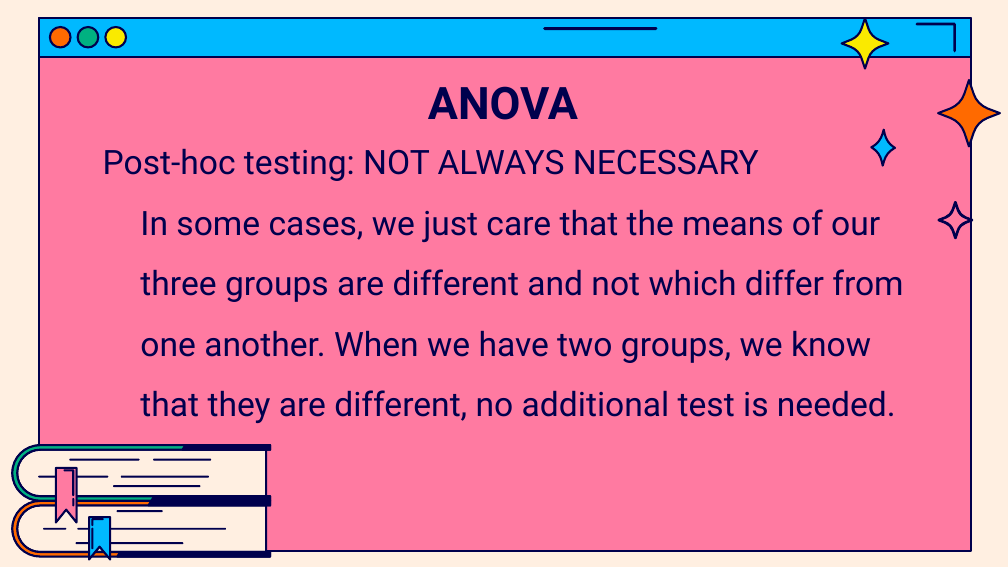
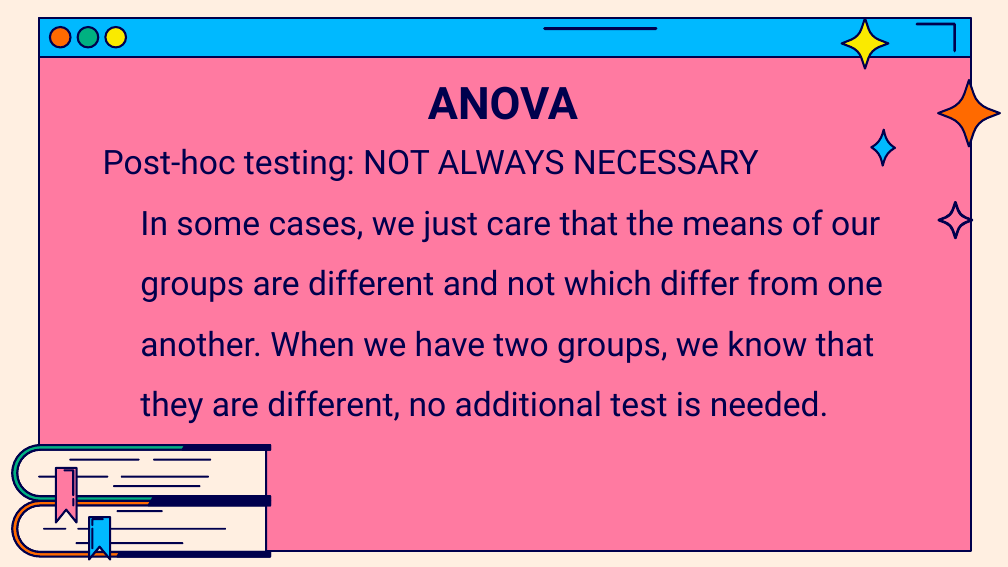
Before and after one commit to jasondsc/MATDRAB2MATFAB, a slide deck: slide 45 of slides/MATLAB_class_5.pptx. Drawn at 1008x567 pixels with LibreOffice and Linux fonts; fonts in the diff are those of the drawing. Boxes give left, top, right and bottom in pixels: in the first picture for what was removed or moved away, otherwise in the second. Text is boxed around its words. In the diff, an @@ line names an element or a change of style, - is before the commit and + after.

```diff
--- a/slides/MATLAB_class_5.pptx
+++ b/slides/MATLAB_class_5.pptx
@@ text at (140, 209, 883, 423): text changed @@
-In some cases, we just care that the means of our three groups are different and not which differ from one another. When we have two groups, we know that they are different, no additional test is needed.
+In some cases, we just care that the means of our groups are different and not which differ from one another. When we have two groups, we know that they are different, no additional test is needed.
```
Also in this commit, not shown: 1 other slide changed, 11 other files.
